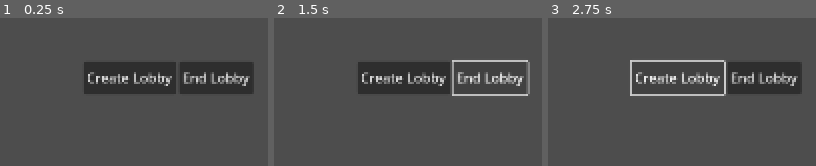
Above: before the commit, frames 1-3 (left to right).
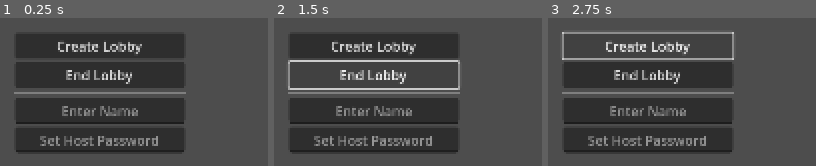
Above: after the commit, the same moments.

Repository: Applehand/jackbox-hips
Game: Godot game, scene res://Scenes/main.tscn
Same seed, same stepped clock (60 frames per second), same inputs: the game is played once before the commit and once after it.
Inputs:
- Up to frame 1 (0.25 s): no input
- Up to frame 2 (1.5 s): click "Create Lobby" at 0.5 s; click "End Lobby" at 1.25 s
- Up to frame 3 (2.75 s): click "Create Lobby" at 2 s

The runs differ from the first frame. In frame 1, 43% of the frame differs, in the area x 5-95%, y 10-91%; in frame 2, 37%; in frame 3, 36%.
Error before the commit: Invalid access to property or key 'access_code' on a base object of type 'Nil'. (res://Scripts/main.gd:59)

Commit message:
LineEdit for dynamic host name/pass

Diff:
--- a/game/Scenes/main.tscn
+++ b/game/Scenes/main.tscn
@@ -27,10 +27,27 @@
 grow_horizontal = 2
 grow_vertical = 2
 
-[node name="HBoxContainer" type="HBoxContainer" parent="Control/Control"]
-layout_mode = 0
-offset_right = 40.0
-offset_bottom = 40.0
+[node name="HBoxContainer" type="VBoxContainer" parent="Control/Control"]
+layout_mode = 1
+anchors_preset = 8
+anchor_left = 0.5
+anchor_top = 0.5
+anchor_right = 0.5
+anchor_bottom = 0.5
+offset_left = -102.0
+offset_top = -72.0
+offset_right = 102.0
+offset_bottom = 72.0
+grow_horizontal = 2
+grow_vertical = 2
+
+[node name="AccessCodeLabel" type="Label" parent="Control/Control/HBoxContainer"]
+layout_mode = 2
+horizontal_alignment = 1
+vertical_alignment = 1
+
+[node name="HSeparator" type="HSeparator" parent="Control/Control/HBoxContainer"]
+layout_mode = 2
 
 [node name="CreateLobbyButton" type="Button" parent="Control/Control/HBoxContainer"]
 layout_mode = 2
@@ -40,17 +57,16 @@
 layout_mode = 2
 text = "End Lobby"
 
-[node name="Control2" type="Control" parent="Control"]
-layout_mode = 1
-anchors_preset = 5
-anchor_left = 0.5
-anchor_right = 0.5
-offset_left = -20.0
-offset_right = 20.0
-offset_bottom = 40.0
-grow_horizontal = 2
+[node name="HSeparator2" type="HSeparator" parent="Control/Control/HBoxContainer"]
+layout_mode = 2
 
-[node name="Label" type="Label" parent="Control/Control2"]
-layout_mode = 0
-offset_right = 40.0
-offset_bottom = 23.0
+[node name="NameField" type="LineEdit" parent="Control/Control/HBoxContainer"]
+layout_mode = 2
+placeholder_text = "Enter Name"
+alignment = 1
+
+[node name="PasswordField" type="LineEdit" parent="Control/Control/HBoxContainer"]
+layout_mode = 2
+placeholder_text = "Set Host Password"
+alignment = 1
+secret = true
--- a/game/Scripts/main.gd
+++ b/game/Scripts/main.gd
@@ -10,7 +10,9 @@
 
 @onready var create_lobby_button: Button = $Control/Control/HBoxContainer/CreateLobbyButton
 @onready var end_lobby_button: Button = $Control/Control/HBoxContainer/EndLobbyButton
-@onready var access_code_label: Label = $Control/Control2/Label
+@onready var access_code_label: Label = $Control/Control/HBoxContainer/AccessCodeLabel
+@onready var name_field: LineEdit = $Control/Control/HBoxContainer/NameField
+@onready var password_field: LineEdit = $Control/Control/HBoxContainer/PasswordField
 
 var packed_player_scene: PackedScene = preload("res://Scenes/player.tscn")
 
@@ -24,12 +26,19 @@
 	if current_session_id:
 		print("Session already created.")
 		return
+	if not name_field.text or not password_field.text:
+		print("Please enter a character name and host password.")
+		return
 	var url = API_BASE_URL + "sessions"
 	lobby_req = HTTPRequest.new()
 	add_child(lobby_req)
 	lobby_req.request_completed.connect(_on_session_created)
 
-	var body = JSON.stringify({"host_name": "Jake"})
+	var body = JSON.stringify(
+		{"host_name": name_field.text,
+		 "host_password": password_field.text}
+		)
+
 	var error = lobby_req.request(url, [], HTTPClient.METHOD_POST, body)
 	if error != OK:
 		push_error("An error occurred with the POST request.")
Not shown, changed: backend/app/main.py
Not shown, changed: backend/app/models.py
